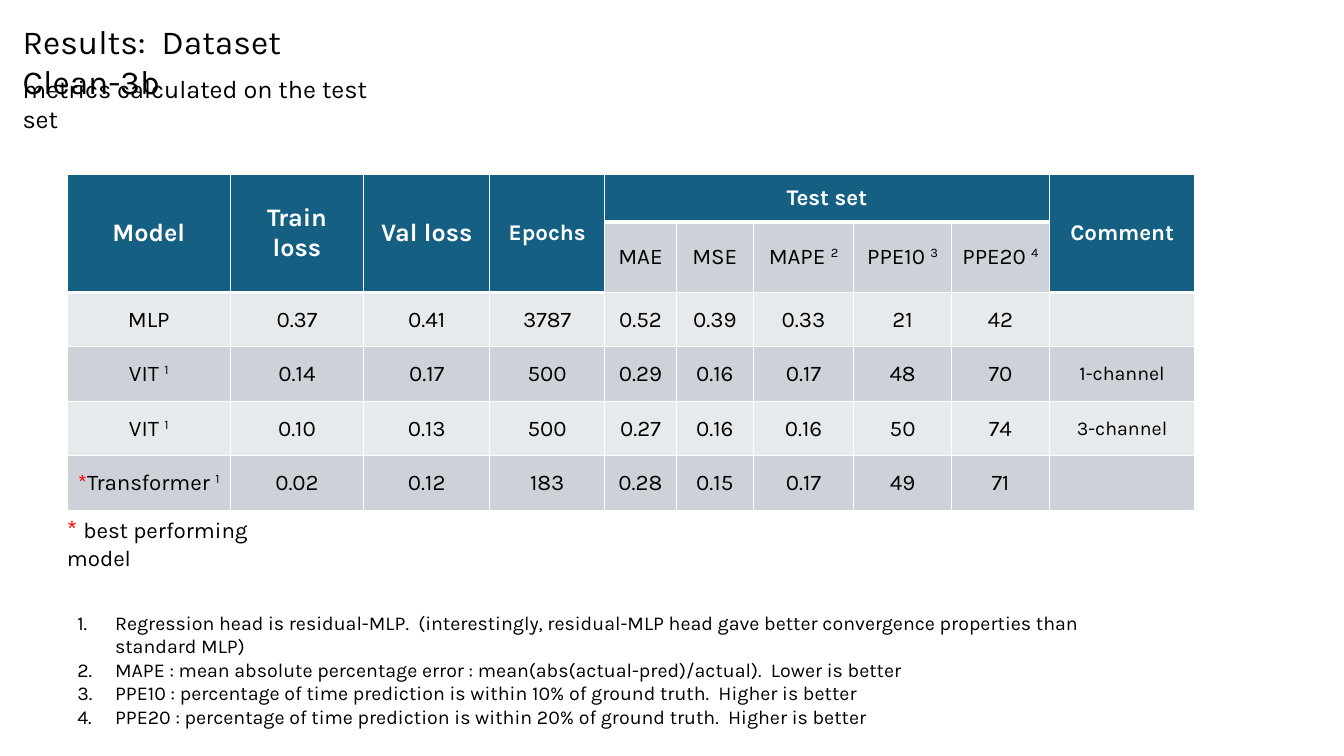
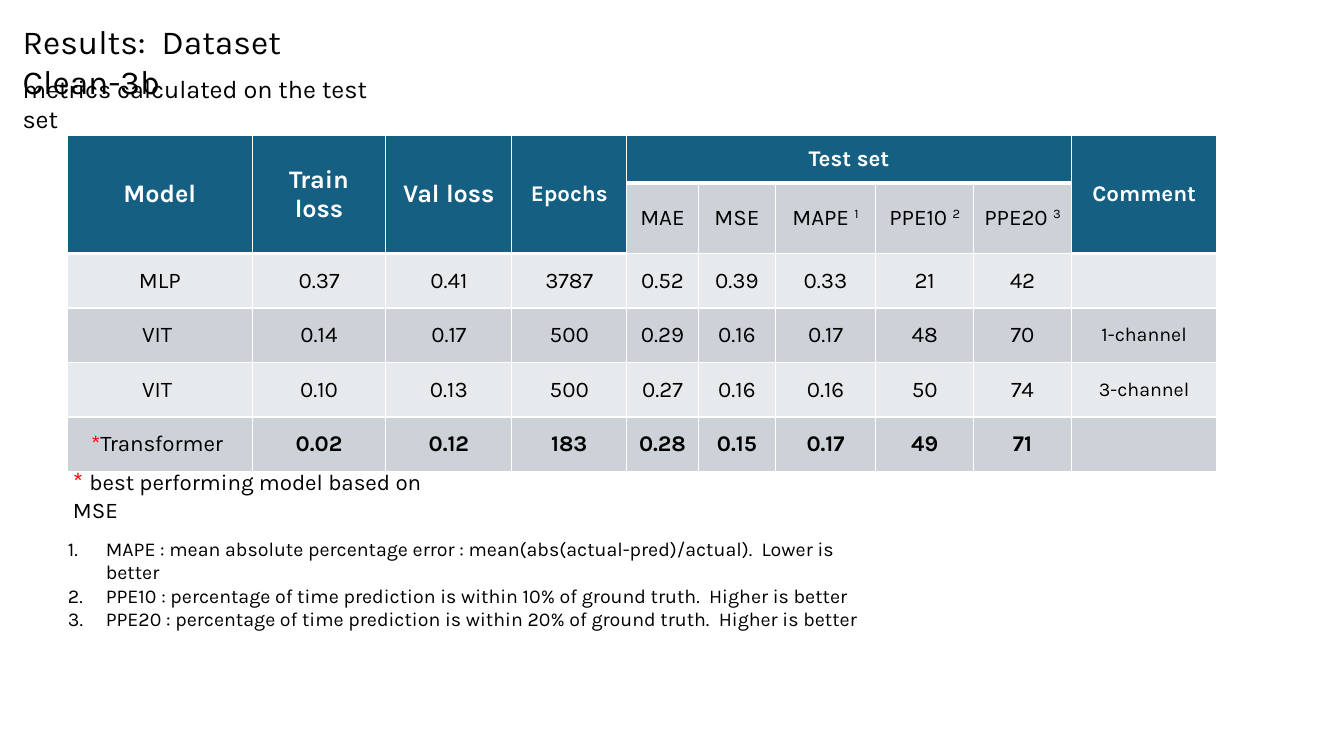
Before and after one commit to planaria158/BERT-antibody-antigen-binding-energy, a slide deck: slide 13 of Homework-aAlphaBio.pptx (slide 12 before the commit). Drawn at 1344x756 pixels with LibreOffice and Linux fonts; fonts in the diff are those of the drawing. Boxes give left, top, right and bottom in pixels: in the first picture for what was removed or moved away, otherwise in the second. Text is boxed around its words. In the diff, an @@ line names an element or a change of style, - is before the commit and + after.

```diff
--- a/Homework-aAlphaBio.pptx
+++ b/Homework-aAlphaBio.pptx
@@ table at bbox=[68, 135, 1217, 631] @@
-row 2:  |  |  |  | MAE | MSE | MAPE 2 | PPE10 3 | PPE20 4 | 
+row 2:  |  |  |  | MAE | MSE | MAPE 1 | PPE10 2 | PPE20 3 | 
-row 4, column 1: VIT 1
+row 4, column 1: VIT
-row 5, column 1: VIT 1
+row 5, column 1: VIT
-row 6, column 1: *Transformer 1
+row 6, column 1: *Transformer
@@ bold on in "0.02", "0.12", "183", "0.28" and 4 more places @@
@@ table: place and size @@
-table at bbox=[68, 174, 1196, 495]
+table at bbox=[68, 135, 1217, 631]
@@ text at bbox=[73, 470, 422, 519]: text changed @@
-* best performing model
+* best performing model based on MSE
@@ text "MAPE : mean absolute percentage ...": place and size @@
-text "MAPE : mean absolute percentage ..." at bbox=[115, 616, 1078, 729]
+text "MAPE : mean absolute percentage ..." at bbox=[106, 541, 857, 631]
@@ text at bbox=[115, 616, 1078, 655]: paragraph removed @@
-1. Regression head is residual-MLP. (interestingly, residual-MLP head gave better convergence properties than standard MLP)
```
Also in this commit, not shown: 10 other slides changed, 6 slides added.
